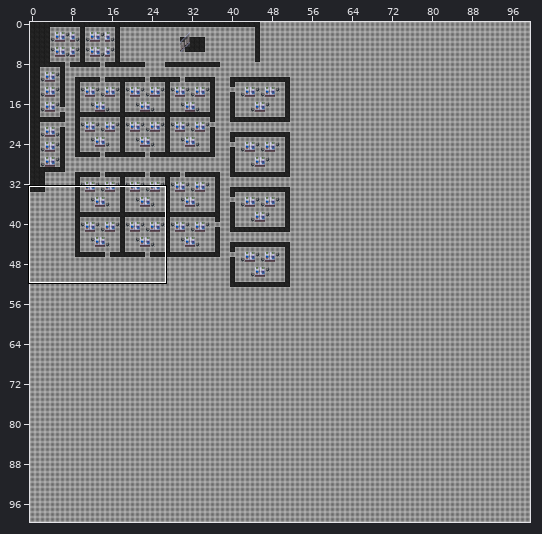
An edit to a level. Tiled map (JSON), maps/3rdFloor.json. Above, an overview of the earlier version with the close-up marked.
Close-up. Earlier state:
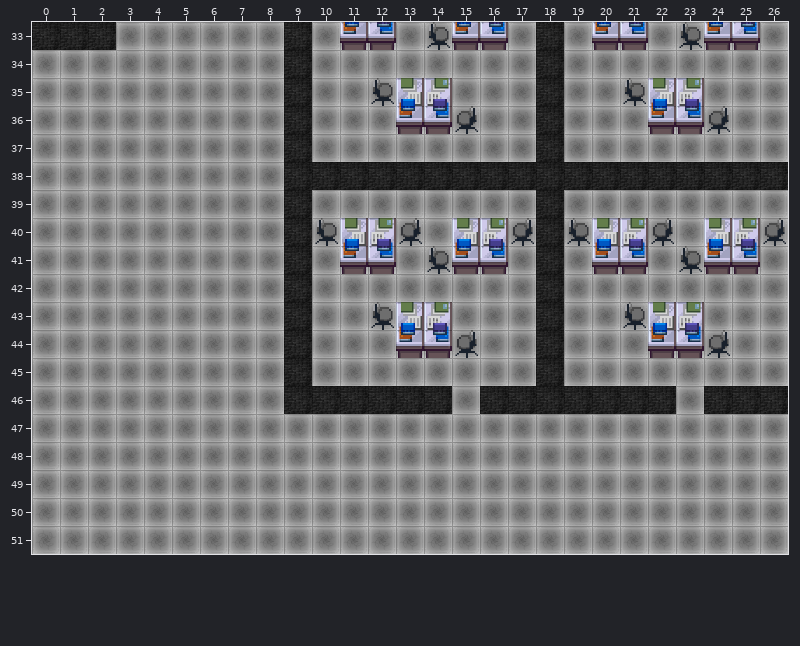
Cells are 32x32 px. Shown: x 0..26, y 33..51. The commit also changed other parts of the map, which this record leaves out.
Now the later version:
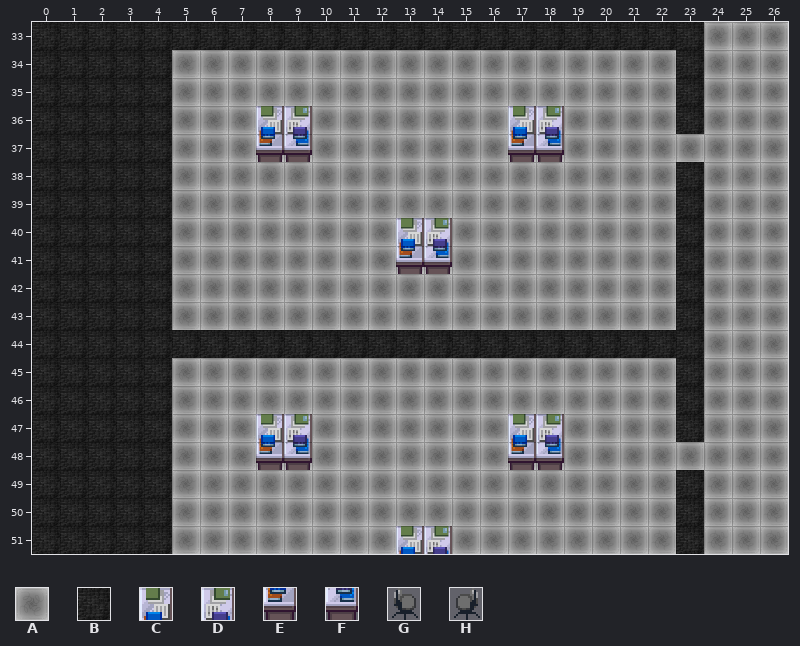
Key: from "floortileset": A 14, B 37; from "office_1": C 50, D 51, E 66, F 67, G 114, H 115.
_ is an empty cell.
The edit:
Layer "bottom":
Tile A gives way to one hidden under a higher layer in rows 33 to 38 at x 4; in row 39 at x 0 to 4.
Tile B gives way to one hidden under a higher layer in row 36 at x 9 and 18.
The author changed tile B to tile A in rows 34 to 35 at x 9 and 18; in row 37 at x 9 and 18; in row 38 at x 9 to 22 and 24 to 26; in rows 39 to 43 at x 9 and 18; in row 45 at x 9 and 18; in row 46 at x 9 to 14, 16 to 22 and 24 to 26.
Tile B now appears in row 35 at x 23; in row 43 at x 23.
The author changed tile A to tile B in row 33 at x 5 to 8, 10 to 17 and 19 to 23; in row 34 at x 23; in row 36 at x 23; in row 39 at x 23; in rows 40 to 42 at x 0 to 4 and 23; in row 43 at x 0 to 4.
The author changed tile A to tile B in row 44 at x 0 to 8, 10 to 17 and 19 to 23; in rows 45 to 47 at x 0 to 4 and 23; in row 48 at x 0 to 4; in rows 49 to 51 at x 0 to 4 and 23.
Layer "bureaux":
The author changed tile H to tile C in row 40 at x 13.
Tile C now appears in row 36 at x 8 and 17; in row 47 at x 8 and 17; in row 51 at x 13.
Tile D now appears in row 36 at x 9 and 18; in row 40 at x 14; in row 47 at x 9 and 18; in row 51 at x 14.
Tile E now appears in row 37 at x 8 and 17; in row 41 at x 13; in row 48 at x 8 and 17.
The author changed tile G to tile F in row 41 at x 14.
Tile F now appears in row 37 at x 9 and 18; in row 48 at x 9 and 18.
The author cleared tile C in row 35 at x 13 and 22; in row 40 at x 11, 15, 20 and 24; in row 43 at x 13 and 22.
The author cleared tile D in row 35 at x 14 and 23; in row 40 at x 12, 16, 21 and 25; in row 43 at x 14 and 23.
The author cleared tile E in row 33 at x 11, 15, 20 and 24; in row 36 at x 13 and 22; in row 41 at x 11, 15, 20 and 24; in row 44 at x 13 and 22.
The author cleared tile F in row 33 at x 12, 16, 21 and 25; in row 36 at x 14 and 23; in row 41 at x 12, 16, 21 and 25; in row 44 at x 14 and 23.
The author cleared tile G in row 33 at x 14 and 23; in row 35 at x 12 and 21; in row 40 at x 10 and 19; in row 41 at x 23; in row 43 at x 12 and 21.
The author cleared tile H in row 36 at x 15 and 24; in row 40 at x 17, 22 and 26; in row 44 at x 15 and 24.
Layer "over":
Tile B now appears in row 33 at x 3 to 4; in rows 34 to 39 at x 0 to 4.
